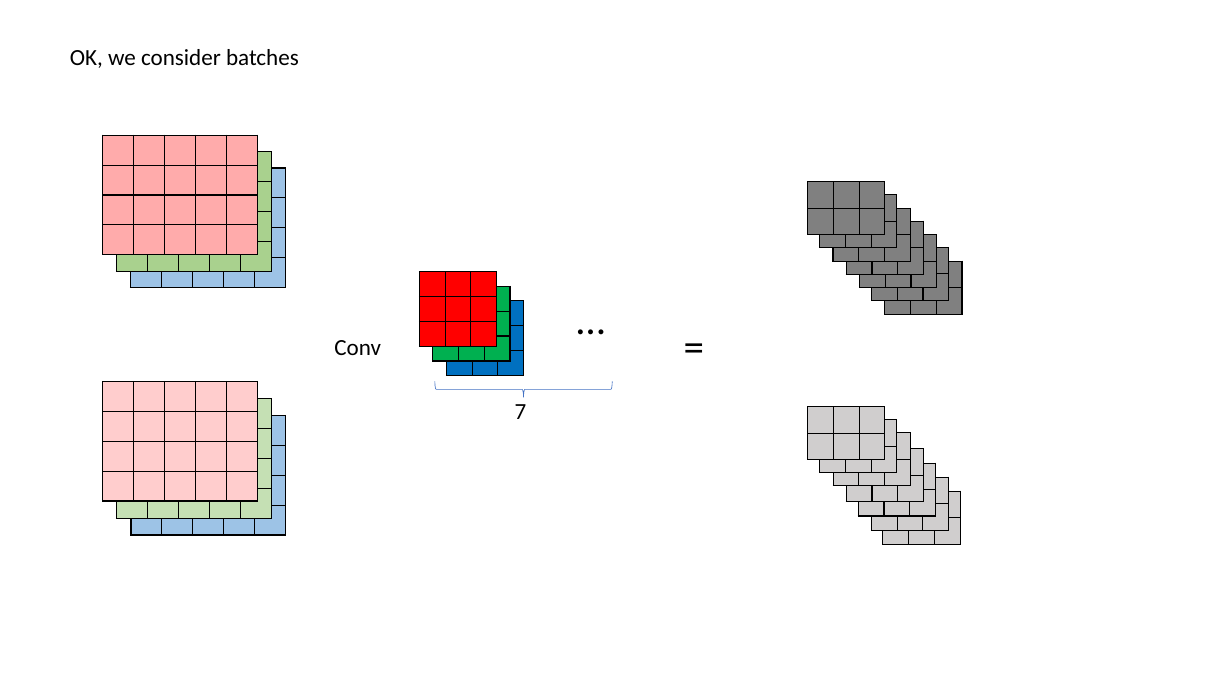
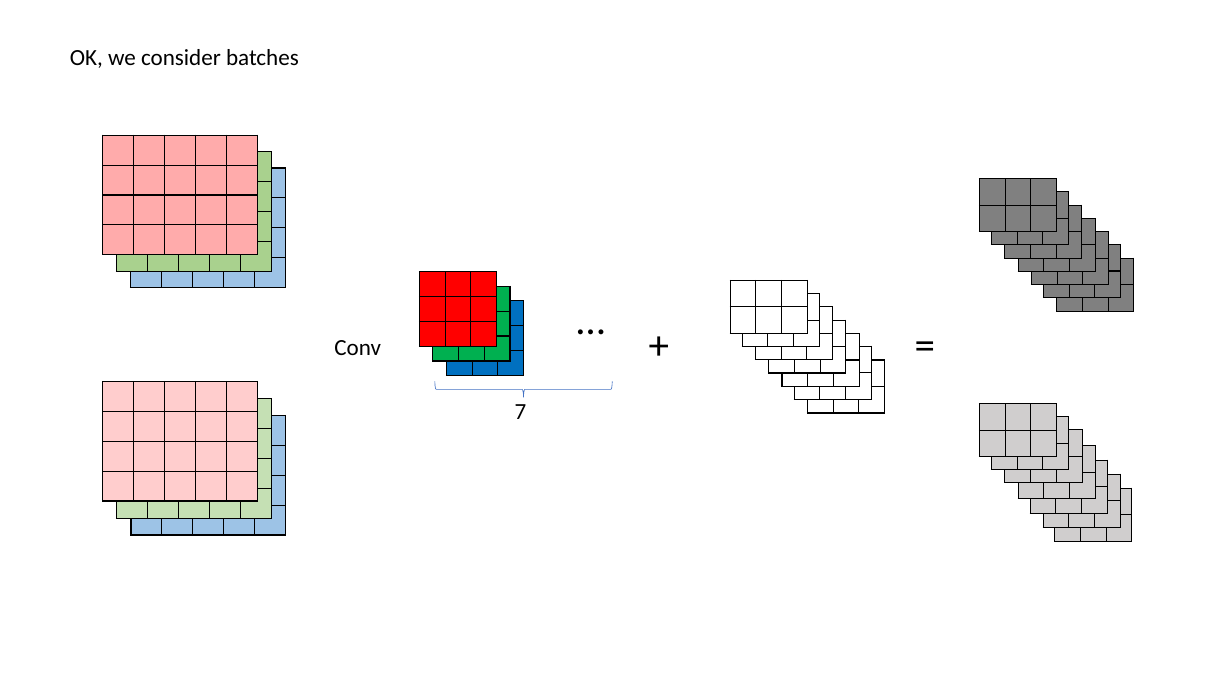
Before and after one commit to Ryanshuai/NumPy_CNN, a slide deck: slide 5 of layers/Conv/CNN.pptx. Drawn at 1232x693 pixels with LibreOffice and Linux fonts; fonts in the diff are those of the drawing. Boxes give left, top, right and bottom in pixels: in the first picture for what was removed or moved away, otherwise in the second. Text is boxed around its words. In the diff, an @@ line names an element or a change of style, - is before the commit and + after.

```diff
--- a/layers/Conv/CNN.pptx
+++ b/layers/Conv/CNN.pptx
@@ table added at [730,280,808,333], 2 rows, 3 columns @@
+ |  | 
+ |  | 
@@ table added at [742,294,820,347], 2 rows, 3 columns @@
+ |  | 
+ |  | 
@@ text added at [640,313,684,372], 32 pt, text #000000 @@
++
@@ table added at [756,307,834,360], 2 rows, 3 columns @@
+ |  | 
+ |  | 
@@ table added at [769,320,847,372], 2 rows, 3 columns @@
+ |  | 
+ |  | 
@@ text "=" rewrapped from [675,315,808,374] to [906,313,943,372] @@
@@ table added at [782,334,860,386], 2 rows, 3 columns @@
+ |  | 
+ |  | 
@@ table added at [794,347,872,399], 2 rows, 3 columns @@
+ |  | 
+ |  | 
@@ table added at [808,360,885,413], 2 rows, 3 columns @@
+ |  | 
+ |  | 
@@ 14 tables: place and size @@
-14 tables at [808,182,963,544]
+14 tables at [980,178,1135,541]
```
Also in this commit, not shown: 5 other slides changed, 7 other files.
